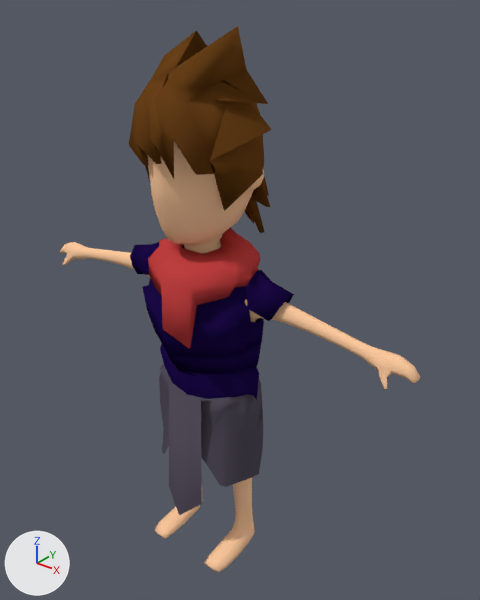
One commit to the Blender file REWOP/Assets/nexoGONEWILD.blend: the scene before it, then after it.
One viewpoint serves both versions: a 50 mm lens placed at (1.341, -1.561, 2.045), pointed at (0.045, 0.059, 1.04). Arrows for +X, +Y and +Z are at lower left; the lights stay in place.

Script lines for the objects in view, before the commit:
```python
me_cube = bpy.data.meshes.new('Cube')
me_cube.from_pydata(...)  # 989 vertices, 1018 faces, 5 loose edges; spans x -0.77..0.77, y -0.23..0.16, z 0.03..1.78
me_cube.polygons.foreach_set('use_smooth', [True] * 1018)
me_cube.materials.append(mat_skin)  # beige #ffcb9f
me_cube_004 = bpy.data.meshes.new('Cube.004')
me_cube_004.from_pydata(...)  # 133 vertices, 129 faces; spans x -0.243..0.28, y -0.242..0.271, z 1.319..1.947
me_cube_004.polygons.foreach_set('use_smooth', [True] * 129)
me_cube_004.materials.append(mat_hair)  # brown #6b421b
me_cube_007 = bpy.data.meshes.new('Cube.007')
me_cube_007.from_pydata(...)  # 188 vertices, 164 faces; spans x 0.0..0.349, y -0.215..0.164, z 0.697..1.292
me_cube_007.materials.append(mat_material)  # dark purple #1c0a47
ob_hair = bpy.data.objects.new('Hair', me_cube_004)
ob_hair.location = (-0.02, -0.048, -0.014)
_m = ob_hair.modifiers.new('Smooth', 'SMOOTH')
_m.factor = 1.42
_m.iterations = 0
_m = ob_hair.modifiers.new('Solidify', 'SOLIDIFY')
_m.thickness = 0.016
_m.nonmanifold_thickness_mode = 'FIXED'
_m.nonmanifold_merge_threshold = 0.0003
ob_nexo = bpy.data.objects.new('Nexo', me_cube)
ob_nexo.location = (-0.02, -0.029, -0.013)
_m = ob_nexo.modifiers.new('Smooth', 'SMOOTH')
_m.factor = 1.42
_m.iterations = 0
ob_nexo_003 = bpy.data.objects.new('Nexo.003', me_cube_007)
ob_nexo_003.location = (-0.021, -0.033, -0.002)
ob_nexo_003.scale = (0.976, 0.976, 0.976)
_m = ob_nexo_003.modifiers.new('Mirror', 'MIRROR')
_m.use_clip = True
_m = ob_nexo_003.modifiers.new('Smooth', 'SMOOTH')
_m.factor = 1.42
_m.iterations = 0
# also in view: 'Nexo.002' at (-0.019, -0.06, 1.161); 'Nexo.001' at (-0.021, -0.04, 0.51)
```
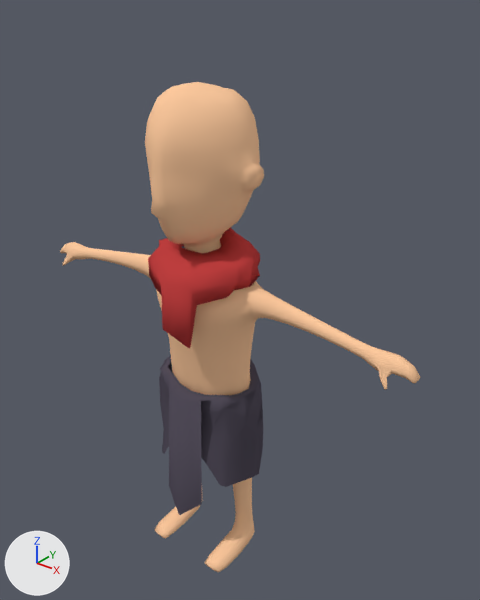
What differs and where, as boxes [x1, y1, x2, y2] in the pictures (480 x 600 px):
'Hair', hidden (brown)
    before: [129, 26, 272, 233]
'Nexo.003', hidden (purple)
    before: [130, 242, 294, 400]

Patch to the scene script:
```diff
--- a/REWOP/Assets/nexoGONEWILD.blend.py
+++ b/REWOP/Assets/nexoGONEWILD.blend.py
@@ ob_hair @@
 ob_hair = bpy.data.objects.new('Hair', me_cube_004)
-ob_hair.location = (-0.02, -0.048, -0.014)
+ob_hair.location = (0.0, 0.0, 0.0)
 _m = ob_hair.modifiers.new('Smooth', 'SMOOTH')
@@ ob_hair @@
 _m = ob_hair.modifiers.new('Solidify', 'SOLIDIFY')
 _m.nonmanifold_merge_threshold = 0.0003
+ob_hair.hide_set(True)  # its collection is switched off
@@ ob_nexo_003 @@
 ob_nexo_003 = bpy.data.objects.new('Nexo.003', me_cube_007)
-ob_nexo_003.location = (-0.021, -0.033, -0.002)
-ob_nexo_003.scale = (0.976, 0.976, 0.976)
+ob_nexo_003.location = (0.0, 0.0, 0.0)
 _m = ob_nexo_003.modifiers.new('Mirror', 'MIRROR')
@@ ob_nexo_003 @@
 _m = ob_nexo_003.modifiers.new('Smooth', 'SMOOTH')
 _m.iterations = 0
+ob_nexo_003.hide_set(True)  # its collection is switched off
```
